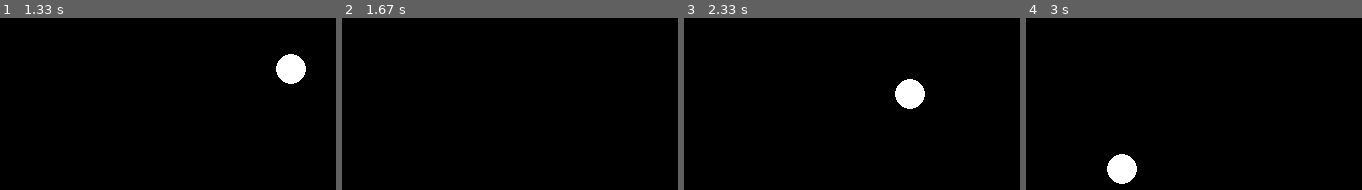
Above: before the commit, frames 1-4 (left to right).
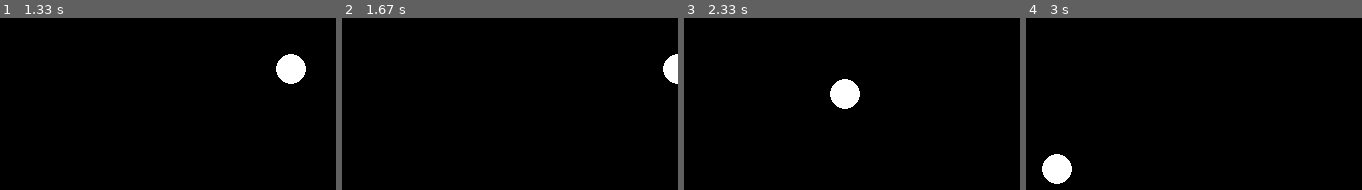
Above: after the commit, the same moments.

Repository: spyder5658/Pygame_first
Game: pygame game, started from Game.py
Two runs of this game, one before a commit and one after it. Both use one fixed random seed, a clock stepped at 60 frames per second and the inputs below.
Inputs:
- Up to frame 1 (1.33 s): hold Right 0.33-0.8 s; hold Up 0.83-1.13 s; hold Right from 1.17 s (still down)
- Up to frame 2 (1.67 s): release Right at 1.63 s
- Up to frame 3 (2.33 s): hold Left 1.67-2.2 s; hold Down from 2.23 s (still down)
- Up to frame 4 (3 s): release Down at 2.53 s; hold Left 2.57-2.97 s

Frame 1 is identical in both runs. In frame 2, 0.6% of the frame differs, in the area x 95-100%, y 20-39%; in frame 3, 2.4%, in the area x 43-72%, y 35-53%; in frame 4, 2.4%.

Commit message:
added movement limitaiton for the character

Diff:
--- a/Game.py
+++ b/Game.py
@@ -21,13 +21,13 @@
             run=False
 
     userInput = pygame.key.get_pressed()
-    if userInput[pygame.K_LEFT]:
+    if userInput[pygame.K_LEFT] and circle_x_position >0:
         circle_x_position -= vel
-    if userInput[pygame.K_RIGHT]:
+    if userInput[pygame.K_RIGHT] and circle_x_position <500:
         circle_x_position +=vel
-    if userInput[pygame.K_UP]:
+    if userInput[pygame.K_UP] and circle_y_position >0:
         circle_y_position -= vel
-    if userInput[pygame.K_DOWN]:
+    if userInput[pygame.K_DOWN] and circle_y_position < 500:
         circle_y_position += vel
     pygame.time.delay(15)
 
